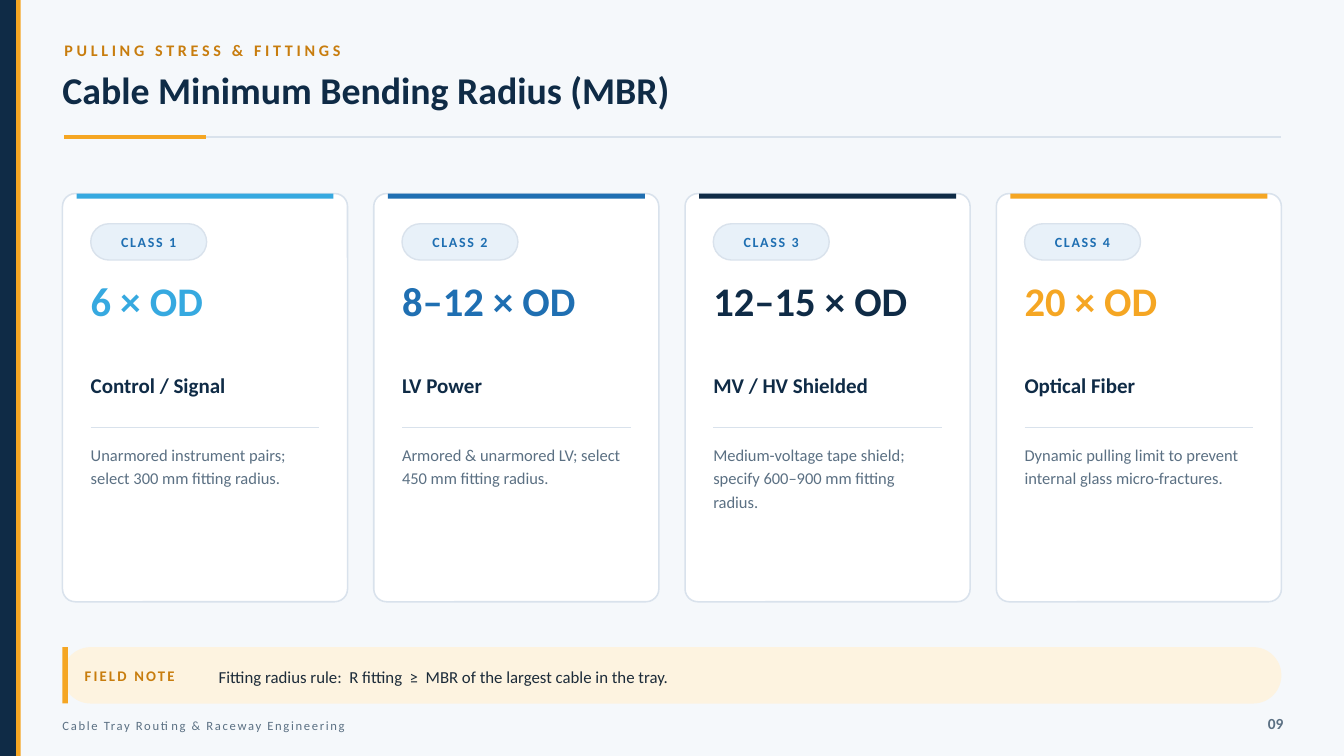
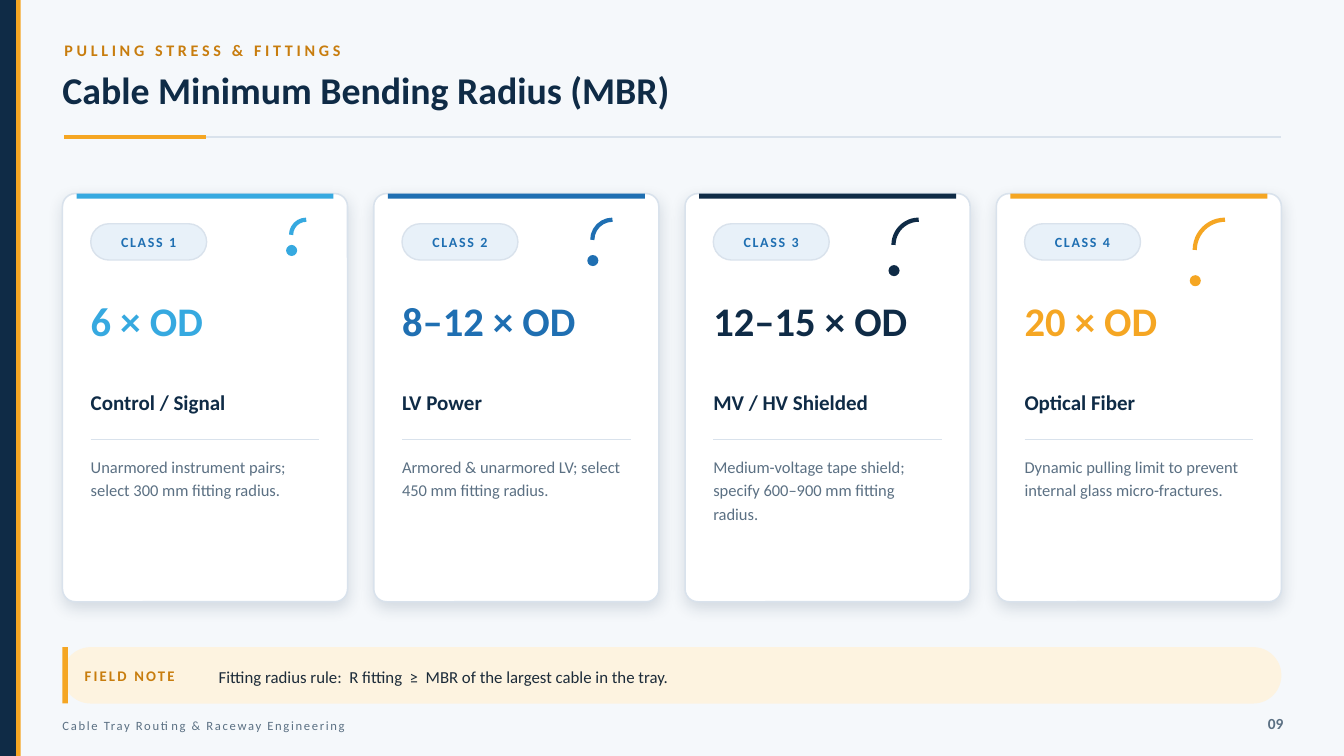
Before and after one commit to aarav-choudhary-pro/School-work-, a slide deck: slide 9 of ppt-studio/build/CableTray_Redesign.pptx. Drawn at 1344x756 pixels with LibreOffice and Linux fonts; fonts in the diff are those of the drawing. Boxes give left, top, right and bottom in pixels: in the first picture for what was removed or moved away, otherwise in the second. Text is boxed around its words. In the diff, an @@ line names an element or a change of style, - is before the commit and + after.

```diff
--- a/ppt-studio/build/CableTray_Redesign.pptx
+++ b/ppt-studio/build/CableTray_Redesign.pptx
@@ shadow on in 4 elements at <box>63,194,348,602</box>, <box>374,194,659,602</box>, <box>686,194,971,602</box>, <box>996,194,1281,602</box> @@
@@ arc (boxed as its full ellipse) added at <box>291,220,322,250</box>, outline #36A9E0 3 pt @@
@@ arc (boxed as its full ellipse) added at <box>593,220,633,260</box>, outline #1F6FB2 3 pt @@
@@ arc (boxed as its full ellipse) added at <box>893,220,944,270</box>, outline #0F2B46 3 pt @@
@@ arc (boxed as its full ellipse) added at <box>1195,220,1255,280</box>, outline #F5A623 3 pt @@
@@ ellipse added at <box>286,245,297,256</box>, fill #36A9E0 @@
@@ ellipse added at <box>588,255,599,266</box>, fill #1F6FB2 @@
@@ ellipse added at <box>888,265,899,276</box>, fill #0F2B46 @@
@@ 4 texts: place and size @@
-4 texts at <box>91,288,1157,317</box>
+4 texts at <box>91,308,1157,337</box>
@@ ellipse added at <box>1190,275,1201,286</box>, fill #F5A623 @@
@@ 4 texts, 4 lines: place and size @@
-4 texts, 4 lines at <box>91,378,1253,427</box>
+4 texts, 4 lines at <box>91,395,1253,440</box>
@@ text "Unarmored instrument pairs; select 300 ...": place and size @@
-text "Unarmored instrument pairs; select 300 ..." at <box>91,449,286,487</box>
+text "Unarmored instrument pairs; select 300 ..." at <box>91,461,286,499</box>
@@ text "Armored & unarmored LV; select ...": place and size @@
-text "Armored & unarmored LV; select ..." at <box>402,449,620,487</box>
+text "Armored & unarmored LV; select ..." at <box>402,461,620,499</box>
@@ text "Medium-voltage tape shield; specify 600–900 ...": place and size @@
-text "Medium-voltage tape shield; specify 600–900 ..." at <box>713,449,905,508</box>
+text "Medium-voltage tape shield; specify 600–900 ..." at <box>713,461,905,520</box>
@@ text "Dynamic pulling limit to prevent ...": place and size @@
-text "Dynamic pulling limit to prevent ..." at <box>1025,449,1238,487</box>
+text "Dynamic pulling limit to prevent ..." at <box>1025,461,1238,499</box>
```
Also in this commit, not shown: 11 other slides changed, 9 other files.
